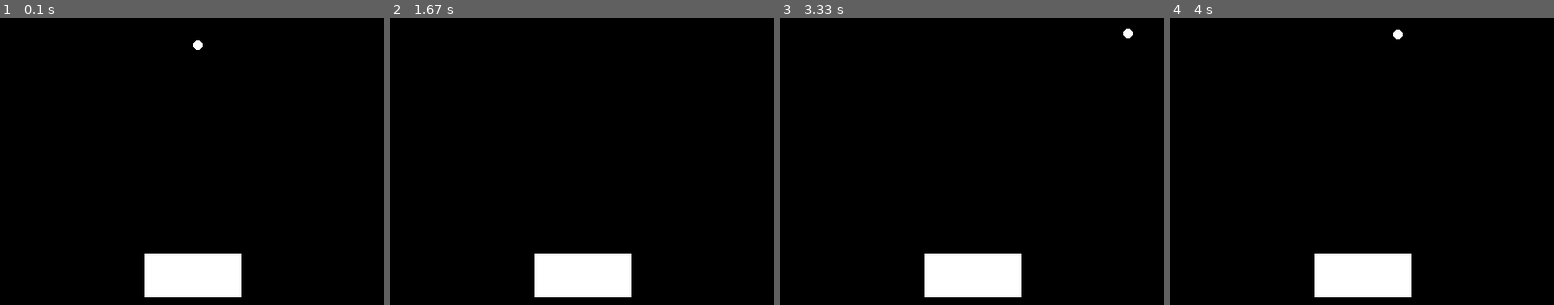
Above: before the commit, frames 1-4 (left to right).
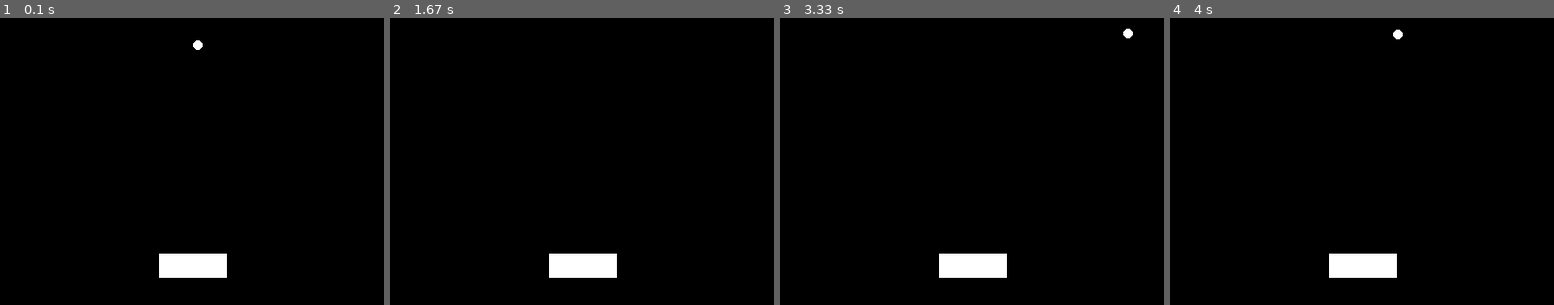
Above: after the commit, the same moments.

Repository: Gibson223/mod-5
Game: pygame game, started from py/main.py
The game is run twice, just before and just after one commit, with the same random seed, the same clock (stepped at 60 frames per second) and the same inputs.
Inputs:
- Up to frame 1 (0.1 s): no input
- Up to frame 2 (1.67 s): hold Right 0.33-0.8 s; hold Up 0.83-1.13 s; hold Right 1.17-1.63 s
- Up to frame 3 (3.33 s): hold Left 1.67-2.2 s; hold Down 2.23-2.53 s; hold Left 2.57-2.97 s; hold Up from 3 s (still down)
- Up to frame 4 (4 s): release Up at 3.37 s; hold Right from 3.4 s (still down)
The pictures show only the part of the screen within x 25-75%, y 46-96%; the shares and areas given below are measured in that part.

The runs differ from the first frame. In frame 1, 2.3% of the frame differs, in the area x 37-63%, y 82-98%; in frame 2, 2.3%; in frame 3, 2.3%; in frame 4, 2.3%.

Commit message:
moved unused to ./py/unused/

Diff:
--- a/py/constants.py
+++ b/py/constants.py
@@ -22,9 +22,13 @@
 WALLSIZE = 10
 
 # Paddle size
-PADDLEWIDTH  = 100
-PADDLEHEIGHT = 45
+PADDLEWIDTH  = 70
+PADDLEHEIGHT = 25
 PADDLE_Y_POS = 520
+
+# Block size
+BLOCKWIDTH  = 50
+BLOCKHEIGHT = 20
 
 # Color definitions
 colors = {
--- a/py/main.py
+++ b/py/main.py
@@ -70,6 +70,7 @@
             GameObj.updateGame()
 
         # elif GameState == GameStates.MAINMENU:
+            # Do MainMenuObj.handleKeys and updateGame
 
         # Update entire graphical display, can be optimized
         # (by using display.update() and passing it the screen area that needs to be updated)
@@ -121,7 +122,6 @@
         self.AllSpritesList.add(self.paddle)
         self.CollisionSpritesList.add(self.paddle)
 
-        # Music should start playing, but this next line currently crashes my python3
         # Todo convert .wav files to SIGNED 16?-bit Little? Endian, 44.1KHz, Stereo
         #AudioObj.playMusic('mainGameMusic')
         #AudioObj.playMusic('menu')
@@ -164,8 +164,7 @@
             self.playerBall.yspeed = -self.playerBall.yspeed
         #else:
         #    print("No collisions")
-
-
+        # Collisions should ultimately be forwarded to the FPGA
 
         Screen.fill(constants.colors["BLACK"])
 
Renamed: py/fpga_connection.py -> py/unused/fpga_connection.py
Renamed: py/interrupts.py -> py/unused/interrupts.py
Renamed: py/keyboard.py -> py/unused/keyboard.py
Renamed: py/pygametest.py -> py/unused/pygametest.py
Renamed: py/ui.py -> py/unused/ui.py
